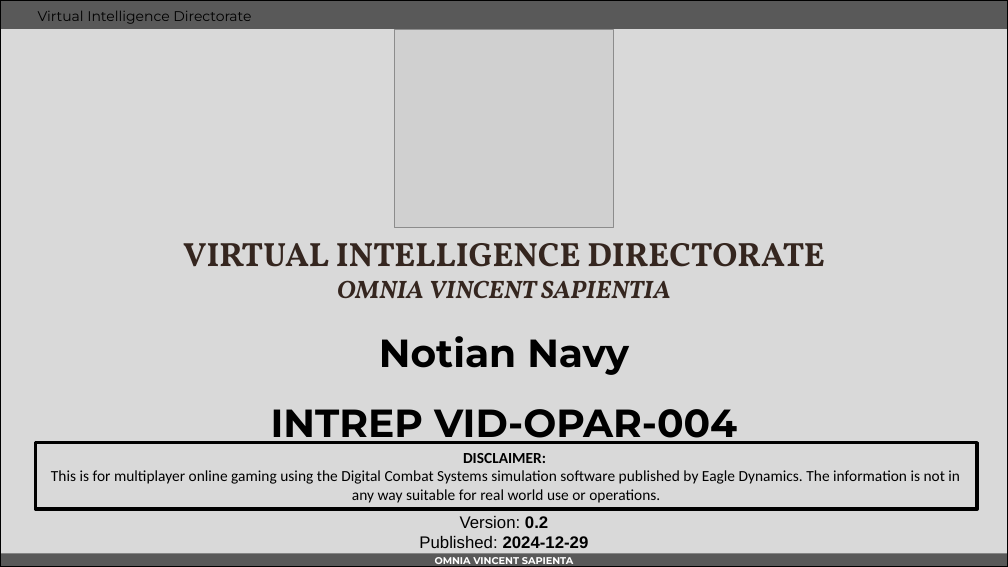
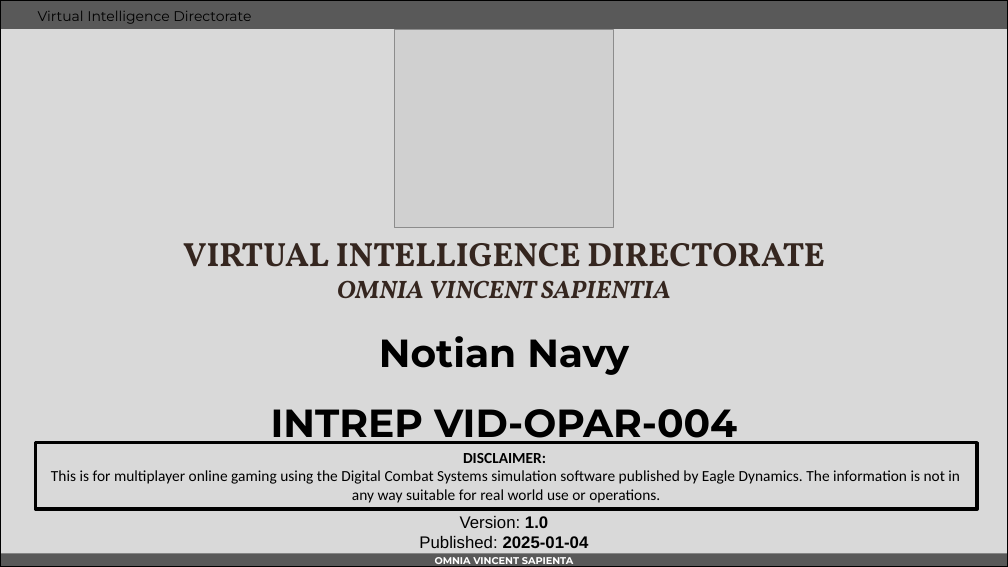
Before and after one commit to 132nd-vWing/OPAT-background, a slide deck: slide 1 of INTEL/VID/WIP/INTREP VID OPAC-004 - Notian Navy.pptx. Drawn at 1008x567 pixels with LibreOffice and Linux fonts; fonts in the diff are those of the drawing; grey boxes stand for pictures; background and template pictures are left out. Boxes give left, top, right and bottom in pixels: in the first picture for what was removed or moved away, otherwise in the second. Text is boxed around its words. In the diff, an @@ line names an element or a change of style, - is before the commit and + after.

```diff
--- a/INTEL/VID/WIP/INTREP VID OPAC-004 - Notian Navy.pptx
+++ b/INTEL/VID/WIP/INTREP VID OPAC-004 - Notian Navy.pptx
@@ text at (419, 516, 589, 548): text changed @@
-Version: 0.2
-Published: 2024-12-29
+Version: 1.0
+Published: 2025-01-04
```
Also in this commit, not shown: 2 other slides changed, 2 slides added, 2 slides removed, 5 other files.
